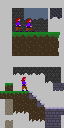
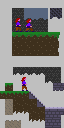
The second 64 × 128 image is a revision of the first. Changes to its layers:
renamed "Layer copy #24" to "Layer copy #40", moved it above "Layer copy #25", painted on it over (x1=29, y1=91, x2=37, y2=99)
painted on "Layer copy #25" over (x1=37, y1=99, x2=45, y2=107)
added layer "Layer copy #39" above "Layer copy #38" over (x1=13, y1=120, x2=21, y2=128)